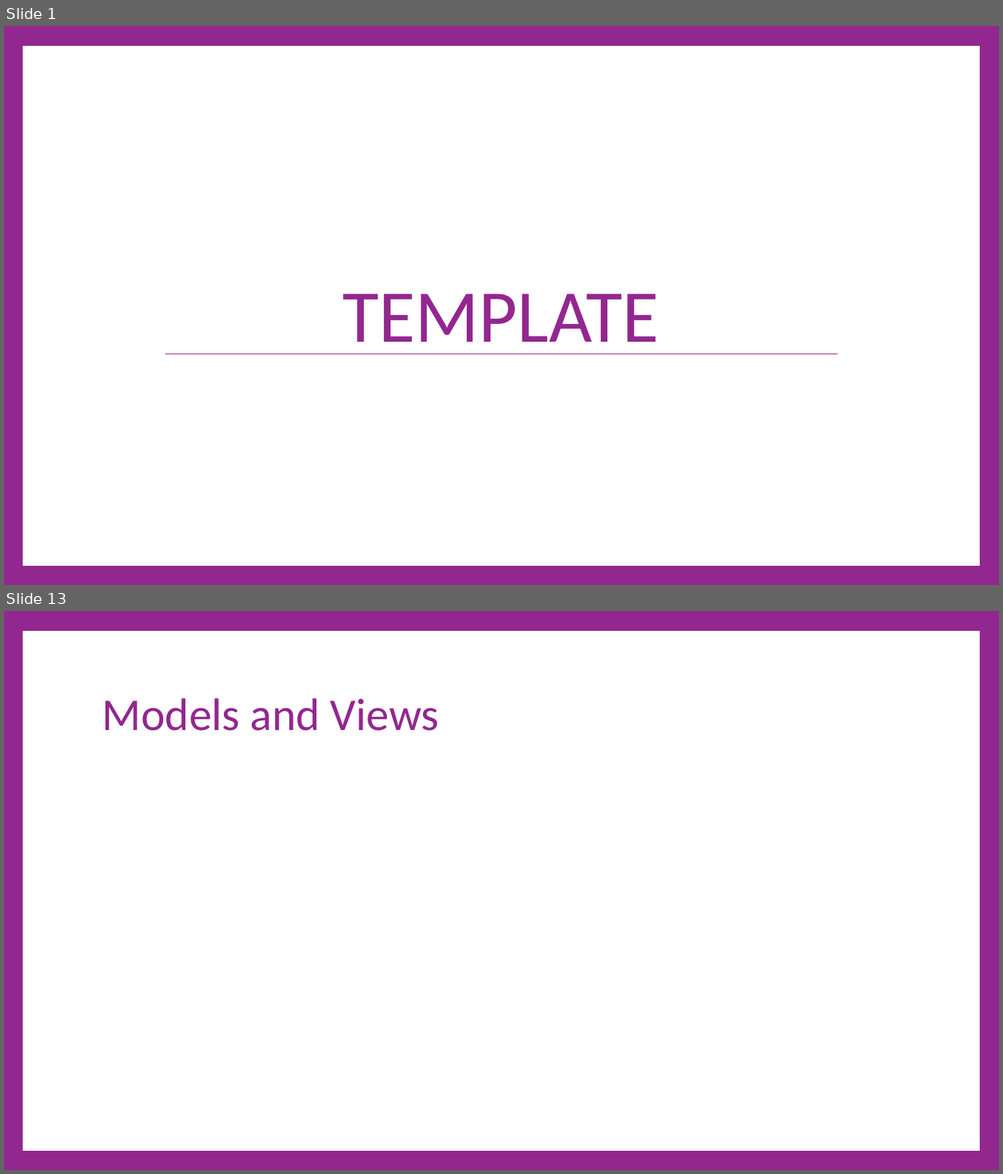
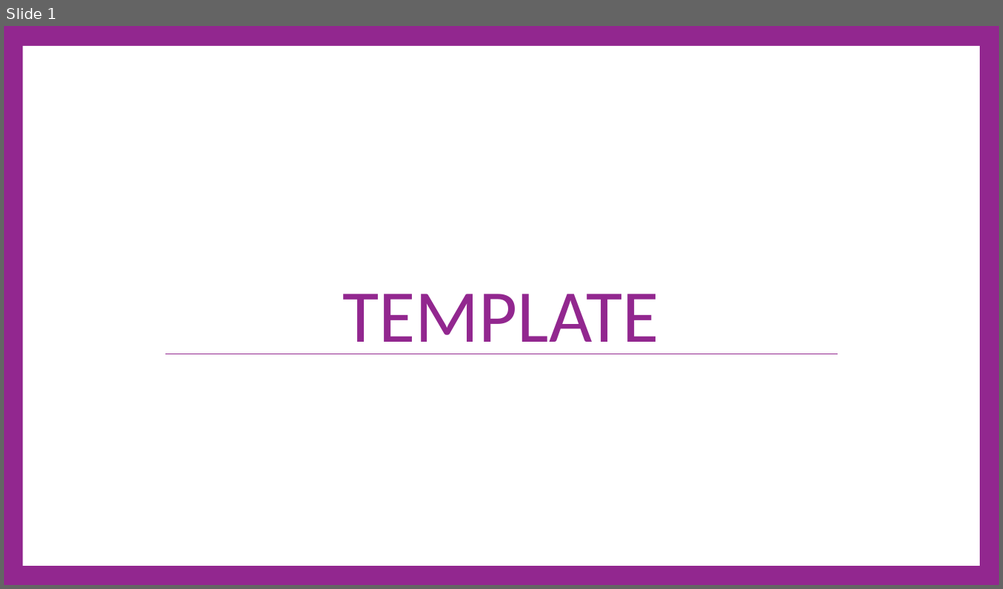
Before and after one commit to cdiggins/cs321, a slide deck: class-notes/wip/cs321-winter-2023-lecture-X.pptx. Shown one above the other, each under a label of ours: slides 1 and 13 before the commit, slide 1 after it; the slides between them are not shown. The pictures are 1003x1174 and 1003x589 pixels, drawn with LibreOffice and Linux fonts; fonts in the diff are those of the drawing. Boxes give left, top, right and bottom in pixels: in the first picture for what was removed or moved away, otherwise in the second. Text is boxed around its words. In the diff, an @@ line names an element or a change of style, - is before the commit and + after.

```diff
--- a/class-notes/wip/cs321-winter-2023-lecture-X.pptx
+++ b/class-notes/wip/cs321-winter-2023-lecture-X.pptx
@@ slide 13 removed at box(4, 611, 999, 1170), background #92278F; not listed: 1 template element that a slide beside it also shows @@
@@ title removed at box(102, 698, 439, 731) @@
-Models and Views
```
Also in this commit, not shown: 19 other slides removed, 5 other files.
